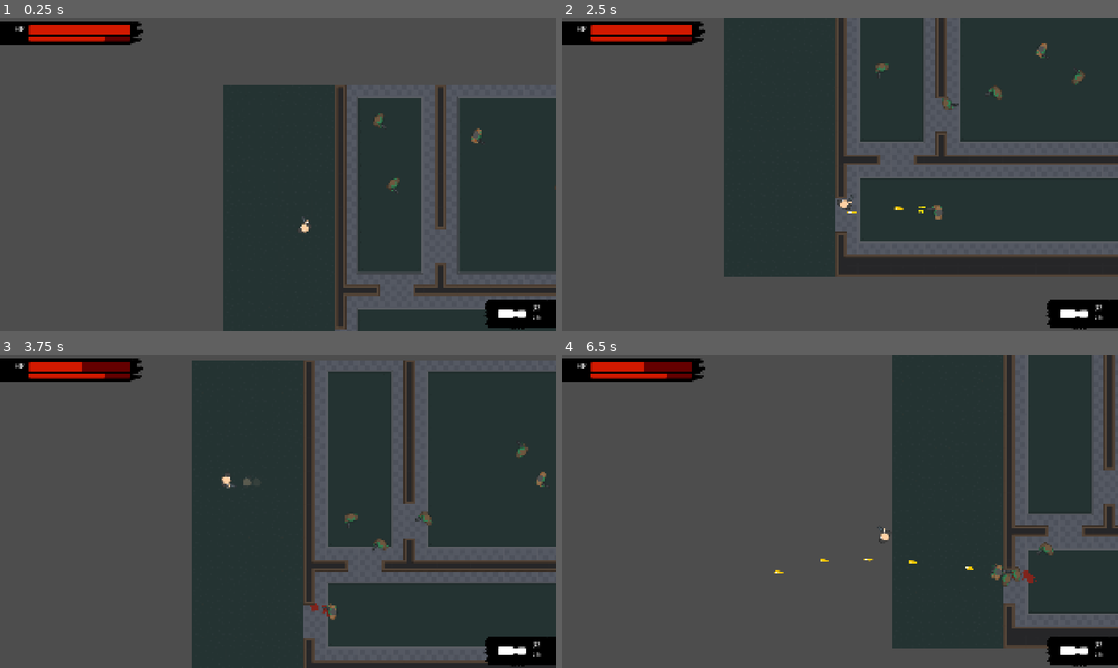
Above: before the commit, frames 1-4 (two rows, left to right).
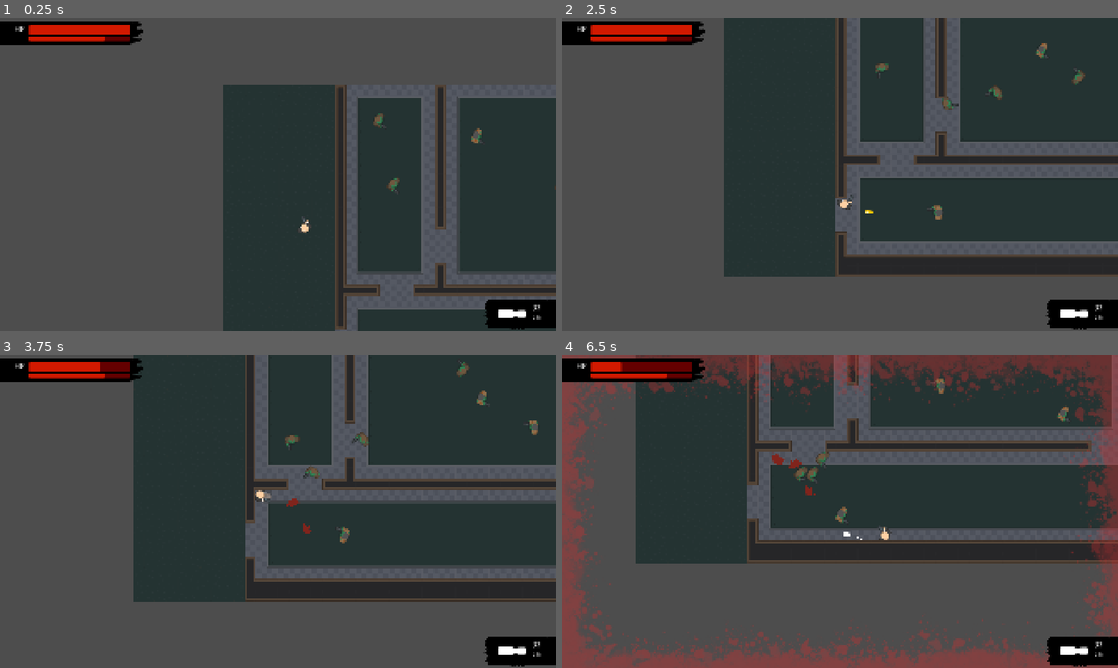
Above: after the commit, the same moments.

Repository: noor-shalaby/velvet-venom
Game: Godot game, scene res://scenes/levels/test_level2_shooters.tscn
Same seed, same stepped clock (60 frames per second), same inputs: the game is played once before the commit and once after it. This scene is started directly instead of the project's main scene. Sound files missing from this copy of the repository are replaced by a short silence.
Inputs (mouse positions are in pixels of both pictures, inside the frame that each line leads up to):
- Up to frame 1 (0.25 s): no input
- Up to frame 2 (2.5 s): tap Enter (ui_accept) at 0.5, 0.77, 1.52 s; move the mouse to (962, 158) at 0.52 s; hold D (right) 0.53-1.28 s; hold Shift (dash) 0.53-1.28 s; tap 1 (gun) at 0.8, 1.35 s; move the mouse to (728, 190) at 1.27 s; hold S (down) 1.28-2.03 s; tap 2 (machinegun) at 1.55 s; move the mouse to (895, 105) at 2.02 s; hold D (right) from 2.03 s (still down); hold 2 (machinegun) from 2.03 s (still down); tap 3 (shotgun) at 2.3 s
- Up to frame 3 (3.75 s): move the mouse to (250, 574) at 2.77 s; release D (right) at 2.78 s; release 2 (machinegun) at 2.78 s; hold Up (ui_up) 2.78-3.53 s; tap 3 (shotgun) at 2.85 s; tap Enter (ui_accept) at 3.02 s; tap Shift (dash) at 3.05 s; move the mouse to (444, 558) at 3.52 s; hold A (left) from 3.53 s (still down); hold Shift (dash) from 3.53 s (still down)
- Up to frame 4 (6.5 s): tap Enter (ui_accept) at 3.77, 4.52, 6.02 s; tap 1 (gun) at 3.8, 5.85 s; tap R (reload) at 4.15 s; move the mouse to (673, 464) at 4.27 s; release Shift (dash) at 4.28 s; click (673, 464) at 4.35 s; tap 2 (machinegun) at 4.55 s; move the mouse to (867, 511) at 5.02 s; release A (left) at 5.03 s; hold S (down) 5.03-5.78 s; hold Right mouse button (fire_alt) 5.03-5.78 s; tap 3 (shotgun) at 5.3 s; move the mouse to (756, 433) at 5.77 s; hold D (right) from 5.78 s (still down); tap Shift (dash) at 6.05 s

The runs differ from the first frame. In frame 1, less than 0.1% of the frame differs, in the area x 70-87%, y 38-55%; in frame 2, less than 0.1%; in frame 3, 39%; in frame 4, 55%, in the area x 0-100%, y 0-100%.

Commit message:
animated the ZombieGunner's weapon dropping from their hands when stunned

Diff:
--- a/resources/shaders/blink_darken.gdshader
+++ b/resources/shaders/blink_darken.gdshader
@@ -1,7 +1,7 @@
 shader_type canvas_item;
 
-uniform float darken_amount: hint_range(0.0, 1.0) = 0.5;
-uniform float desaturate_amount: hint_range(0.0, 1.0) = 1.0;
+uniform float darken_amount: hint_range(0.0, 1.0) = 0.2;
+uniform float desaturate_amount: hint_range(0.0, 1.0) = 0.3;
 
 uniform vec4 blink_color: source_color = vec4(1, 1, 1, 1);
 uniform float blink_intensity = 0;
--- a/resources/shaders/darken.gdshader
+++ b/resources/shaders/darken.gdshader
@@ -4,11 +4,11 @@
 // Uniforms are variables that can be changed from the Godot editor.
 // `darken_amount` controls how much the image is darkened.
 // A value of 0.0 means no darkening, 1.0 means completely black.
-uniform float darken_amount: hint_range(0.0, 1.0) = 0.5;
+uniform float darken_amount: hint_range(0.0, 1.0) = 0.2;
 
 // `desaturate_amount` controls how much the image is desaturated.
 // A value of 0.0 means no desaturation, 1.0 means completely grayscale.
-uniform float desaturate_amount: hint_range(0.0, 1.0) = 1.0;
+uniform float desaturate_amount: hint_range(0.0, 1.0) = 0.3;
 
 // The fragment function is executed for every pixel of the `CanvasItem`.
 void fragment() {
--- a/scenes/characters/zombie_gunner.tscn
+++ b/scenes/characters/zombie_gunner.tscn
@@ -45,7 +45,7 @@
 material = SubResource("ShaderMaterial_kjokk")
 position = Vector2(10, 0)
 sprite_frames = ExtResource("2_v7mxi")
-animation = &"machinegun"
+animation = &"shotgun"
 
 [node name="CollisionShape" type="CollisionShape2D" parent="."]
 shape = SubResource("CircleShape2D_1vlb3")
--- /dev/null
+++ b/scenes/vfx/dropped_weapon.tscn
@@ -0,0 +1,16 @@
+[gd_scene load_steps=5 format=3 uid="uid://cyohic5aihkwe"]
+
+[ext_resource type="Texture2D" uid="uid://ds5ibso7vge53" path="res://assets/weapons/weapon_machinegun.png" id="1_etdgp"]
+[ext_resource type="Shader" uid="uid://dtf2ua81se0t6" path="res://resources/shaders/darken.gdshader" id="1_fxh4d"]
+[ext_resource type="Script" uid="uid://cmh1vfbnlvu6g" path="res://scripts/vfx/dropped_weapon.gd" id="2_fxh4d"]
+
+[sub_resource type="ShaderMaterial" id="ShaderMaterial_53maf"]
+shader = ExtResource("1_fxh4d")
+shader_parameter/darken_amount = 0.2
+shader_parameter/desaturate_amount = 0.3
+
+[node name="DroppedWeapon" type="Sprite2D"]
+z_index = -1
+material = SubResource("ShaderMaterial_53maf")
+texture = ExtResource("1_etdgp")
+script = ExtResource("2_fxh4d")
--- a/scripts/autoload/constants.gd
+++ b/scripts/autoload/constants.gd
@@ -18,6 +18,7 @@
 		# objects
 	"bullet_scene": "uid://durccheqs6y0n",
 	"bloodshot_scene": "uid://b4l7nhavg53cx",
+	"dropped_weapon_scene": "uid://cyohic5aihkwe",
 		# vfx
 	"blood_splatter_scene": "uid://cwqe7churtxrv",
 	"blood_splatter_double_scene": "uid://b8w8gmjbvpced",
--- a/scripts/characters/zombies/zombie_gunner.gd
+++ b/scripts/characters/zombies/zombie_gunner.gd
@@ -58,7 +58,7 @@
 
 var weapons: Array[Dictionary] = [
 	gun,
-	machinegun,
+	#machinegun,
 	#shotgun
 ]
 
@@ -74,6 +74,7 @@
 
 const BULLET_SCENE: PackedScene = preload(Constants.FILE_UIDS.bullet_scene)
 const MUZZLE_FLASH_SCENE: PackedScene = preload(Constants.FILE_UIDS.muzzle_flash_scene)
+const DROPPED_WEAPON_SCENE: PackedScene = preload(Constants.FILE_UIDS.dropped_weapon_scene)
 
 
 @onready var scene_tree: SceneTree = get_tree()
@@ -236,6 +237,13 @@
 func stunned(duration: float) -> void:
 	super(duration)
 
+	if not melee_mode:
+		var dropped_weapon: Sprite2D = DROPPED_WEAPON_SCENE.instantiate()
+		dropped_weapon.texture = dropped_weapon.TEXTURES[weapon.name]
+		dropped_weapon.global_position = global_position
+		dropped_weapon.global_rotation = global_rotation
+		game.add_child(dropped_weapon)
+
 	reload_timer.stop()
 	melee_mode = true
 	sprite.play("stand")
--- /dev/null
+++ b/scripts/vfx/dropped_weapon.gd
@@ -0,0 +1,17 @@
+extends Node2D
+
+const TEXTURES: Dictionary[String, CompressedTexture2D] = {
+	"gun": preload(Constants.FILE_UIDS.weapon_tex_gun),
+	"machinegun": preload(Constants.FILE_UIDS.weapon_tex_machinegun),
+	"shotgun": preload(Constants.FILE_UIDS.weapon_tex_shotgun)
+}
+const MIN_DROP_RANGE: float = 64.0
+const MAX_DROP_RANGE: float = 128.0
+
+
+func _ready() -> void:
+	var random_dir: Vector2 = Vector2(randf_range(-1.0, 1.0), randf_range(-1.0, 1.0)).normalized()
+	var tween: Tween = create_tween().set_parallel(true).set_ease(Tween.EASE_OUT).set_trans(Tween.TRANS_CIRC)
+	tween.tween_property(self, "global_position", global_position + randf_range(MIN_DROP_RANGE, MAX_DROP_RANGE) * random_dir, 0.5)
+	tween.tween_property(self, "global_rotation_degrees", global_rotation_degrees + randf(), 0.5)
+	tween.tween_property(self, "global_scale", global_scale * 0.9, 0.5)
Not shown, changed: TODOs.txt
Not shown, changed: devlog.txt
Not shown, added: scripts/vfx/dropped_weapon.gd.uid
